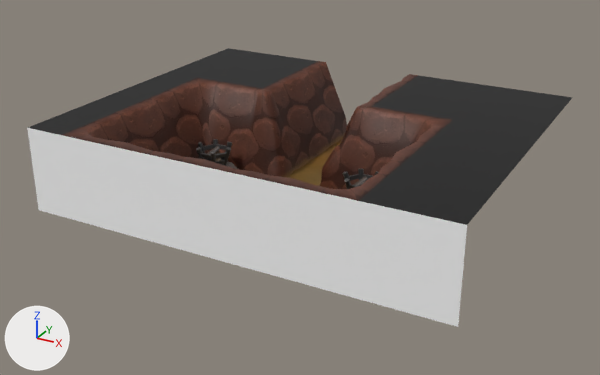
The FBX model Bin/Resources/Meshes/TailCave/Lv01TailCave_07A.fbx as it was, and as the next commit left it.
Rendered twice from a 50 mm camera at (0.1284, -0.2436, 0.122) aimed at (-0.0031, -0.0046, 0.0024). Arrows for +X, +Y and +Z are at lower left; the lights stay in place. Where no turn or scale is listed for an object, it has been applied to the vertices.

The scene before the commit, as lines of its bpy script (objects in view):
```python
me_mesh_001 = bpy.data.meshes.new('Mesh.001')
me_mesh_001.from_pydata([(0.075, -0.06, 0.0), (0.075, -0.06, 0.03), (-0.075, -0.06, 0.0), (-0.075, -0.06, 0.03)], [], [(0, 1, 2), (1, 3, 2)])
me_mesh_001.materials.append(mat_mi_dungeonroof_01)  # white #ffffff
me_mesh_004 = bpy.data.meshes.new('Mesh.004')
me_mesh_004.from_pydata(...)  # 359 vertices, 601 faces; spans x -0.06..0.045, y -0.06..0.06, z 0.0..0.0305
me_mesh_004.materials.append(mat_mi_d1_w_wall_a_01)
me_mesh_005 = bpy.data.meshes.new('Mesh.005')
me_mesh_005.from_pydata(...)  # 61 vertices, 72 faces; spans x -0.075..0.075, y -0.06..0.06, z 0.03
me_mesh_005.materials.append(mat_black)  # black #000000
ob_lv01tailcave_07a1__black = bpy.data.objects.new('Lv01TailCave_07A1__black', me_mesh_005)
ob_lv01tailcave_07a1__black.location = (0.0, 0.0, 0.0)
ob_lv01tailcave_07a1__mi_d1_w_wall_a_01 = bpy.data.objects.new('Lv01TailCave_07A1__MI_d1_w_wall_a_01', me_mesh_004)
ob_lv01tailcave_07a1__mi_d1_w_wall_a_01.location = (0.0, 0.0, 0.0)
ob_lv01tailcave_07a1__mi_dungeonroof_01 = bpy.data.objects.new('Lv01TailCave_07A1__MI_DungeonRoof_01', me_mesh_001)
ob_lv01tailcave_07a1__mi_dungeonroof_01.location = (0.0, 0.0, 0.0)
# also in view: 'Lv01TailCave_07A1__MI_DungeonFaceLamp_01' at (-0.0075, -0.0225, 0.0067); 'Lv01TailCave_07A1__MI_d1_f_floor_a_01' at (-0.0075, 0.0075, 0.0)
```
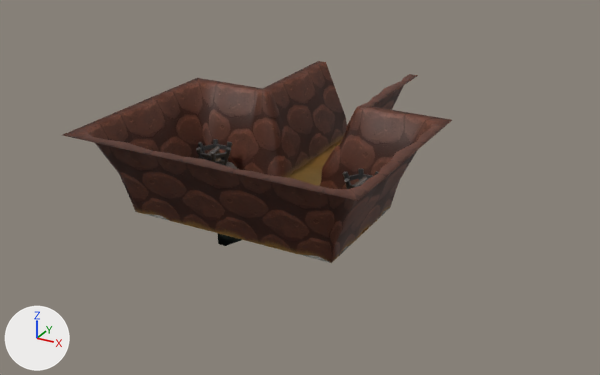
Boxes (x1, y1, x2, y2) around the edits, measured in the pictures (600 x 375 px):
```json
{"object": "Lv01TailCave_07A1__MI_DungeonRoof_01", "change": "deleted", "before": [27, 128, 467, 327]}
{"object": "Lv01TailCave_07A1__black", "change": "deleted", "before": [28, 48, 573, 225], "on screen": "black"}
```

The change, as JSON lines over the scene's bpy script:
```json
{"op": "remove", "block": "ob_lv01tailcave_07a1__mi_dungeonroof_01", "code": ["ob_lv01tailcave_07a1__mi_dungeonroof_01 = bpy.data.objects.new('Lv01TailCave_07A1__MI_DungeonRoof_01', me_mesh_001)", "ob_lv01tailcave_07a1__mi_dungeonroof_01.location = (0.0, 0.0, 0.0)"]}
{"op": "remove", "block": "ob_lv01tailcave_07a1__black", "code": ["ob_lv01tailcave_07a1__black = bpy.data.objects.new('Lv01TailCave_07A1__black', me_mesh_005)", "ob_lv01tailcave_07a1__black.location = (0.0, 0.0, 0.0)"]}
```
